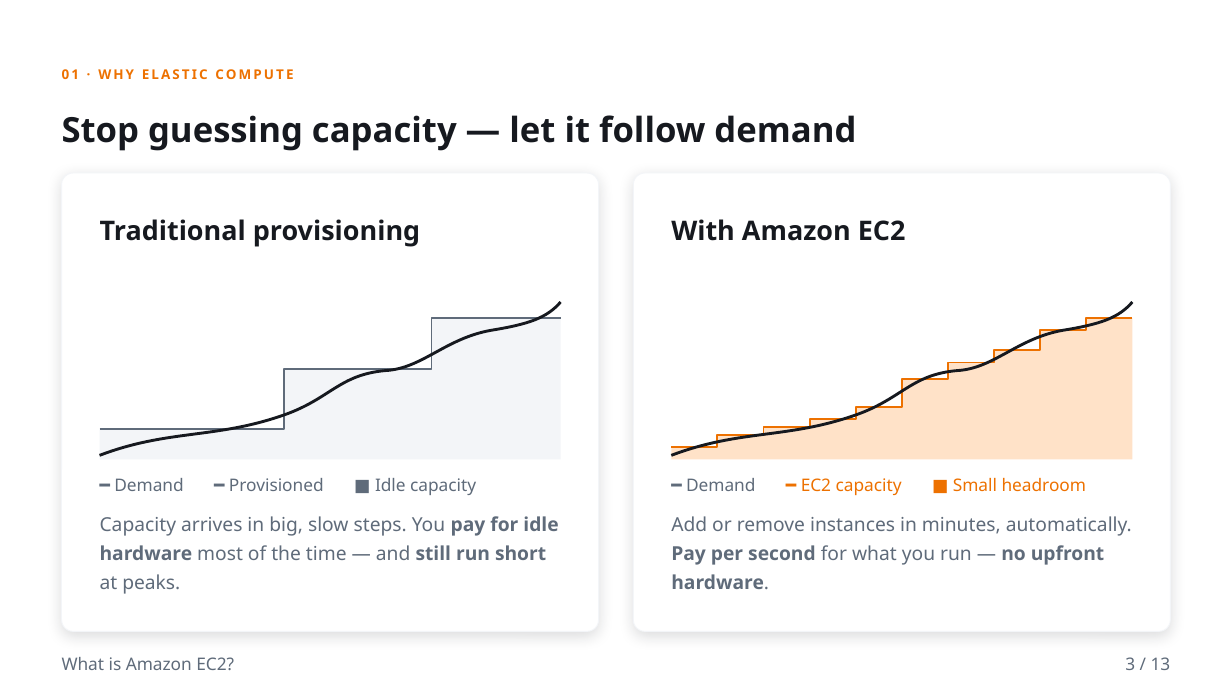
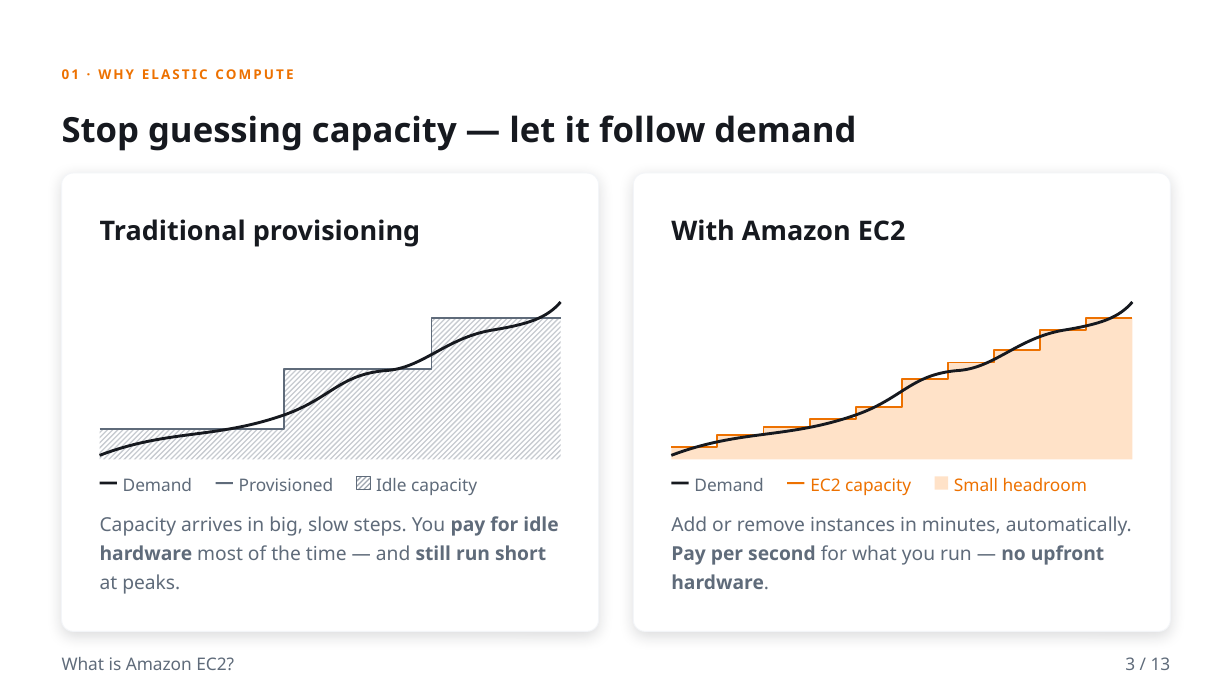
Before and after one commit to k2sebeom/balpyo, a slide deck: slide 3 of examples/showcase/decks/ec2-intro/what-is-amazon-ec2.pptx. Drawn at 1232x693 pixels with LibreOffice and Linux fonts; fonts in the diff are those of the drawing. Boxes give left, top, right and bottom in pixels: in the first picture for what was removed or moved away, otherwise in the second. Text is boxed around its words. In the diff, an @@ line names an element or a change of style, - is before the commit and + after.

```diff
--- a/examples/showcase/decks/ec2-intro/what-is-amazon-ec2.pptx
+++ b/examples/showcase/decks/ec2-intro/what-is-amazon-ec2.pptx
@@ freeform shape at (100, 258, 561, 459): fill #F3F5F8 to pattern #5F6B7A on #FFFFFF @@
@@ text at (123, 478, 192, 491): text changed @@
-━ Demand
+Demand
@@ text at (239, 478, 334, 491): text changed @@
-━ Provisioned
+Provisioned
@@ rectangle added at (357, 477, 371, 491), fill pattern #5F6B7A on #FFFFFF, outline #5F6B7A 0.75 pt @@
@@ text at (694, 478, 763, 491): text changed @@
-━ Demand
+Demand
@@ text at (810, 478, 911, 495): text changed @@
-━ EC2 capacity
+EC2 capacity
@@ rectangle added at (935, 477, 949, 491), fill #FFE2C8 @@
@@ text at (954, 478, 1088, 491): text changed @@
-■ Small headroom
+Small headroom
@@ rectangle added at (100, 482, 117, 484), fill #16191F @@
@@ rectangle added at (215, 482, 233, 484), fill #5F6B7A @@
@@ rectangle added at (672, 482, 689, 484), fill #16191F @@
@@ rectangle added at (787, 482, 805, 484), fill #ED7100 @@
```
Also in this commit, not shown: 1 other file.
